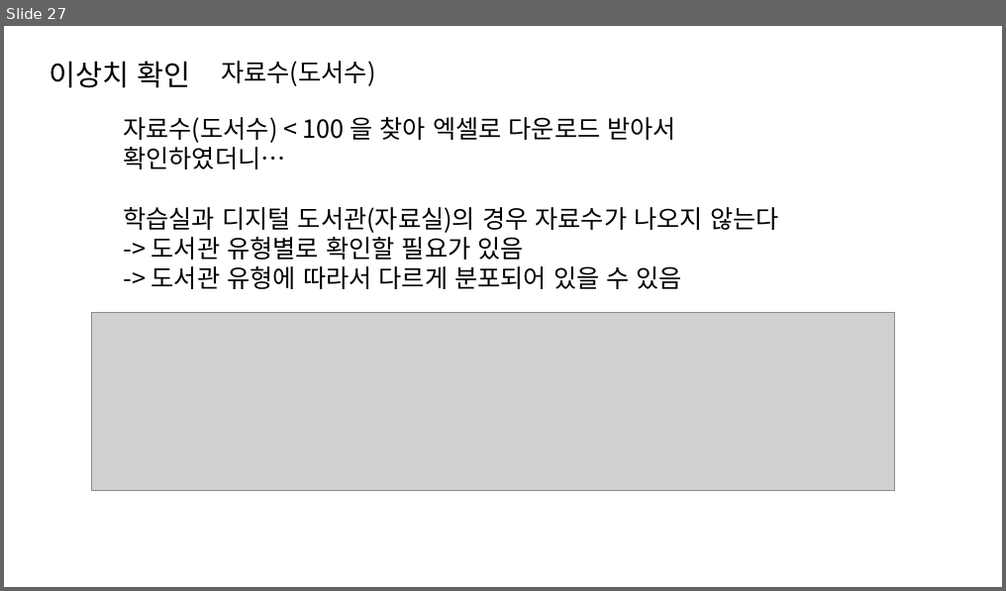
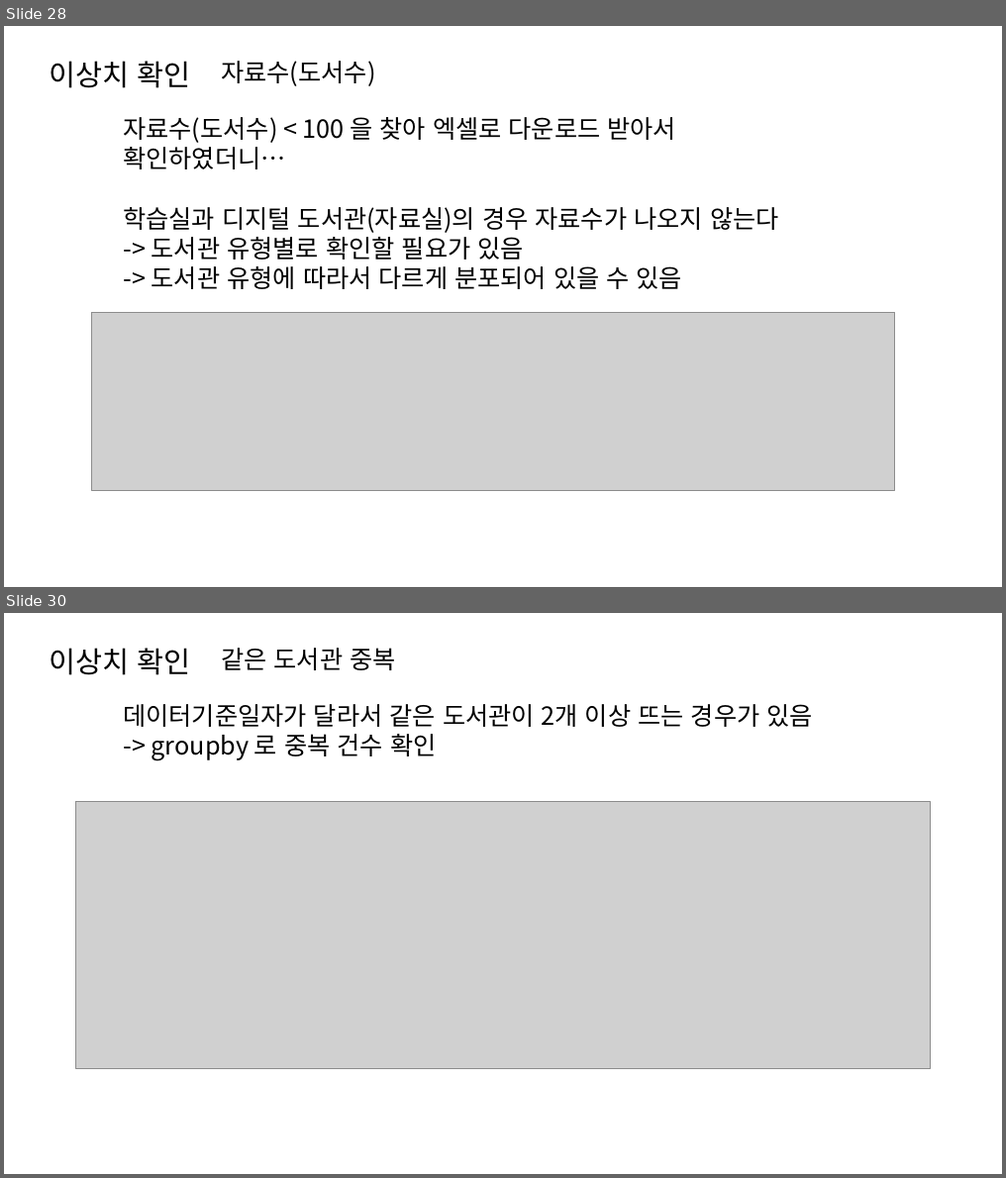
Before and after one commit to dev-hw/SeSAC-live_map, a slide deck: 230810.pptx. Shown one above the other, each under a label of ours: slide 27 before the commit, slides 28 and 30 after it; the slides between them are not shown. The pictures are 1006x591 and 1006x1178 pixels, drawn with LibreOffice and Linux fonts; fonts in the diff are those of the drawing; grey boxes stand for pictures. Boxes give left, top, right and bottom in pixels: in the first picture for what was removed or moved away, otherwise in the second. Text is boxed around its words. In the diff, an @@ line names an element or a change of style, - is before the commit and + after.

```diff
--- a/230810.pptx
+++ b/230810.pptx
@@ slide 30 added at bbox=[4, 613, 1002, 1174], background #FFFFFF @@
@@ text added at bbox=[49, 648, 190, 675], 28 pt, text #000000 @@
+이상치 확인
@@ text added at bbox=[221, 648, 395, 670], 24 pt, text #000000 @@
+같은 도서관 중복
@@ text added at bbox=[123, 704, 812, 761], 24 pt, text #000000 @@
+데이터기준일자가 달라서 같은 도서관이 2개 이상 뜨는 경우가 있음
+-> groupby 로 중복 건수 확인
@@ picture added at bbox=[76, 802, 930, 1069] @@
@@ what was slide 27 is now slide 28 @@
```
Also in this commit, not shown: 1 slide changed, 2 other slides added.
